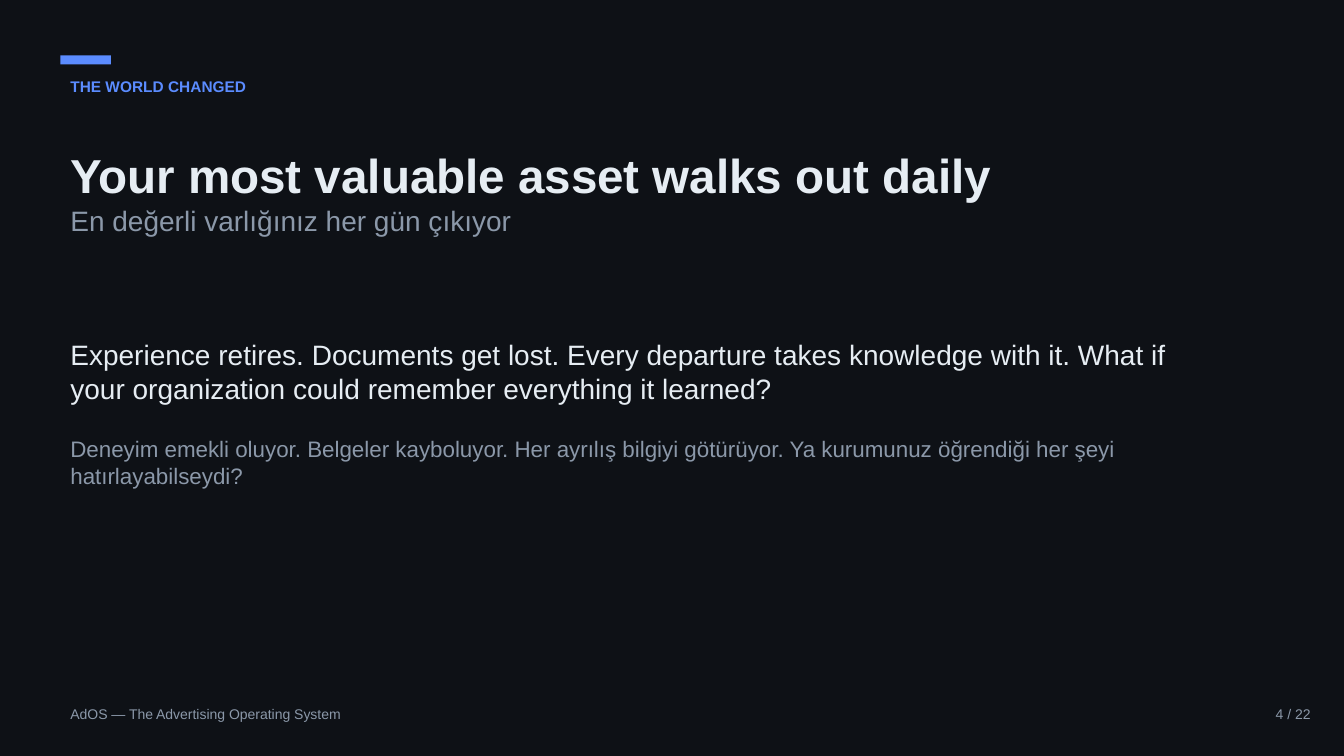
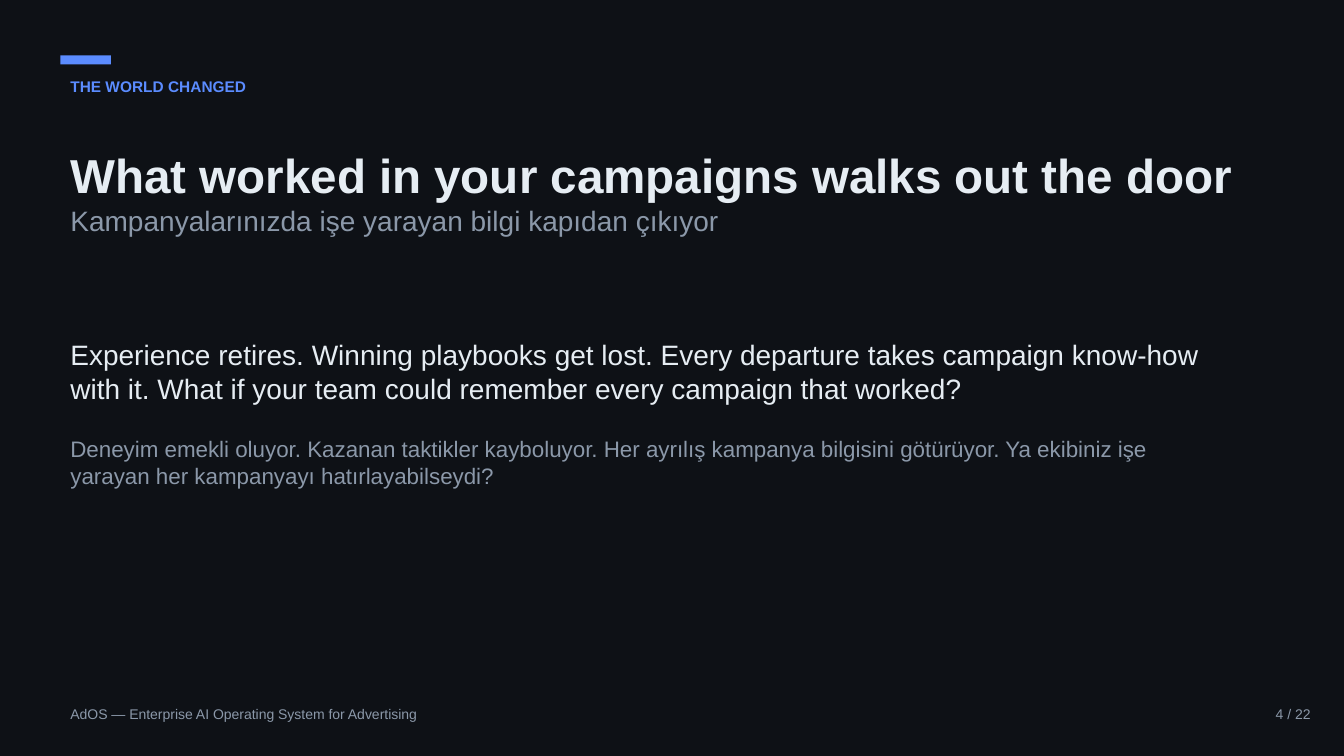
Before and after one commit to monay10/AdOS, a slide deck: slide 4 of presentation/AdOS_Executive_Presentation.pptx. Drawn at 1344x756 pixels with LibreOffice and Linux fonts; fonts in the diff are those of the drawing. Boxes give left, top, right and bottom in pixels: in the first picture for what was removed or moved away, otherwise in the second. Text is boxed around its words. In the diff, an @@ line names an element or a change of style, - is before the commit and + after.

```diff
--- a/presentation/AdOS_Executive_Presentation.pptx
+++ b/presentation/AdOS_Executive_Presentation.pptx
@@ text at (70, 158, 1232, 236): text changed; size 34 to 20 pt; text colour #E6EDF3 to #8B98A9; bold off @@
-Your most valuable asset walks out daily
-En değerli varlığınız her gün çıkıyor
+What worked in your campaigns walks out the door
+Kampanyalarınızda işe yarayan bilgi kapıdan çıkıyor
@@ text at (70, 344, 1198, 489): text changed @@
-Experience retires. Documents get lost. Every departure takes knowledge with it. What if your organization could remember everything it learned?
-Deneyim emekli oluyor. Belgeler kayboluyor. Her ayrılış bilgiyi götürüyor. Ya kurumunuz öğrendiği her şeyi hatırlayabilseydi?
+Experience retires. Winning playbooks get lost. Every departure takes campaign know-how with it. What if your team could remember every campaign that worked?
+Deneyim emekli oluyor. Kazanan taktikler kayboluyor. Her ayrılış kampanya bilgisini götürüyor. Ya ekibiniz işe yarayan her kampanyayı hatırlayabilseydi?
@@ text at (70, 709, 417, 722): text changed @@
-AdOS — The Advertising Operating System
+AdOS — Enterprise AI Operating System for Advertising
```
Also in this commit, not shown: 21 other slides changed, 6 other files.
